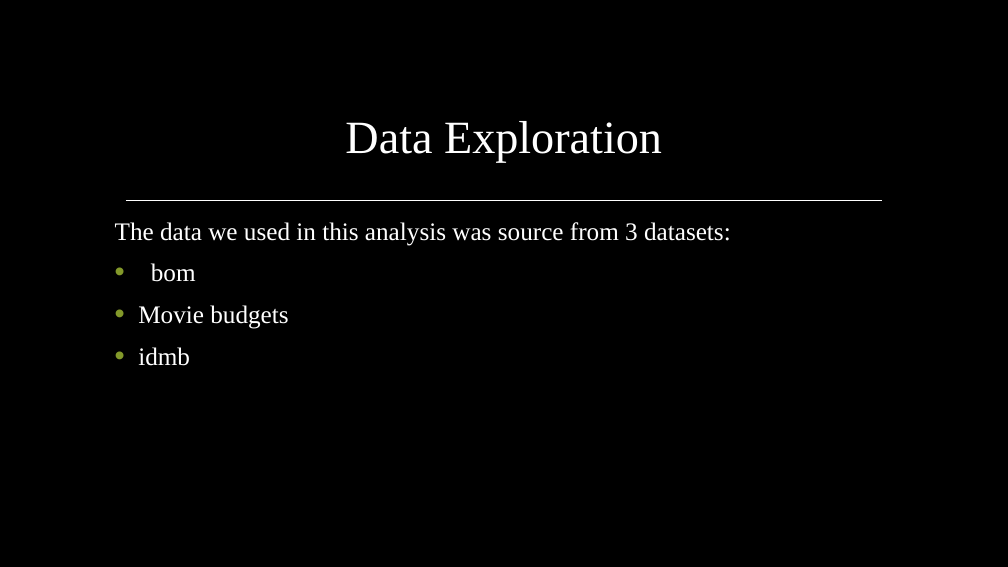
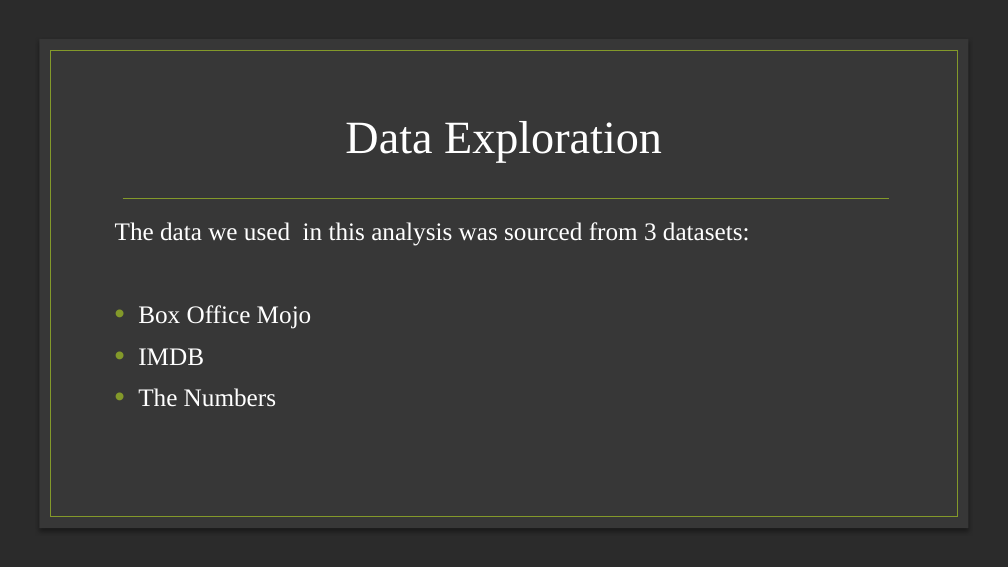
Before and after one commit to S-Kagwi/dsc-phase-1-project-v2-4, a slide deck: slide 3 of Presentation.pptx. Drawn at 1008x567 pixels with LibreOffice and Linux fonts; fonts in the diff are those of the drawing; background and template pictures are left out; a plain dark background stands for a picture behind light text. Boxes give left, top, right and bottom in pixels: in the first picture for what was removed or moved away, otherwise in the second. Text is boxed around its words. In the diff, an @@ line names an element or a change of style, - is before the commit and + after.

```diff
--- a/Presentation.pptx
+++ b/Presentation.pptx
@@ rectangle added at [0,0,1008,567], fill #FFFFFF @@
@@ rectangle added at [39,39,969,528], fill #373737 @@
@@ rectangle added at [50,51,957,517], outline #83992A 1.25 pt @@
@@ line moved from (126, 200) - (882, 200) to (123, 199) - (889, 199) @@
@@ line (123, 199) - (889, 199): stroke #FFFFFF 1.25 pt to #83992A 1.25 pt @@
@@ text at [115,222,750,407]: text changed @@
-The data we used in this analysis was source from 3 datasets:
-• bom
-• Movie budgets
-• idmb
+The data we used in this analysis was sourced from 3 datasets:
+• Box Office Mojo
+• IMDB
+• The Numbers
```
Also in this commit, not shown: 1 other slide changed, 2 other files.
